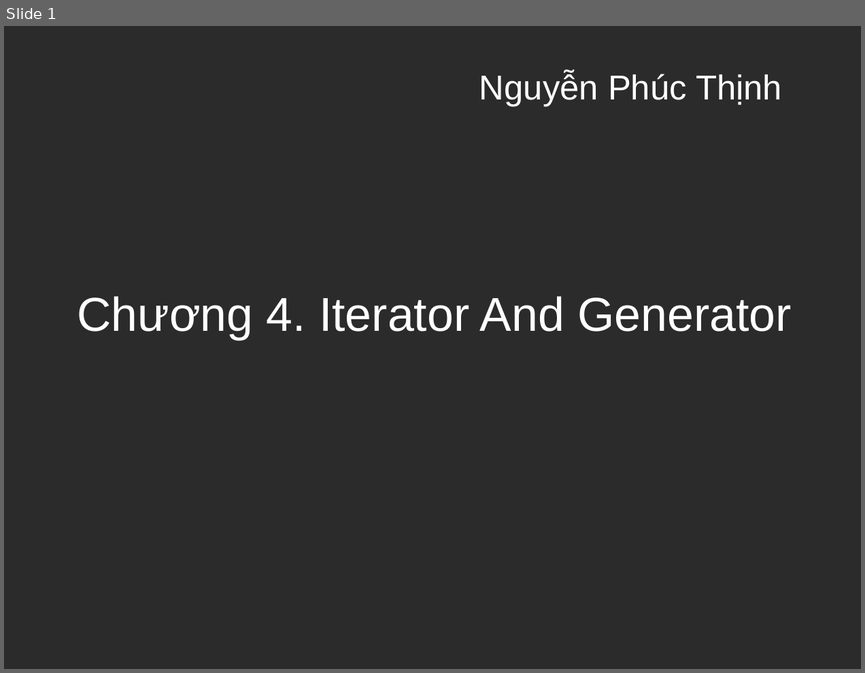
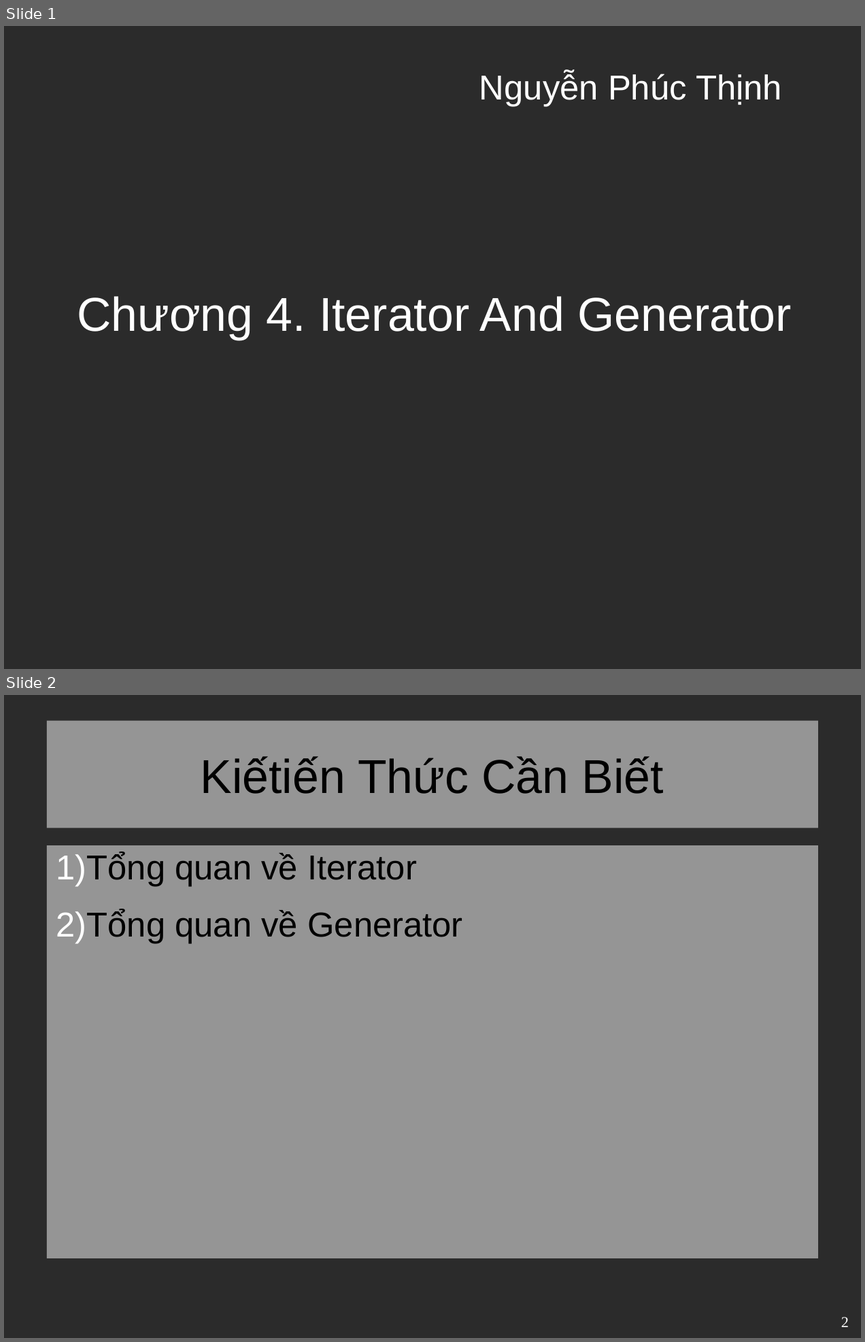
Before and after one commit to VitBomm/presentation, a slide deck: pre.odp. Shown one above the other, each under a label of ours: slide 1 before the commit, slides 1 and 2 after it. The pictures are 865x673 and 865x1342 pixels, drawn with LibreOffice and Linux fonts; fonts in the diff are those of the drawing; background and template pictures are left out; a plain dark background stands for a picture behind light text. Boxes give left, top, right and bottom in pixels: in the first picture for what was removed or moved away, otherwise in the second. Text is boxed around its words. In the diff, an @@ line names an element or a change of style, - is before the commit and + after.

```diff
--- a/pre.odp
+++ b/pre.odp
@@ slide 2 added at <box>4,695,861,1338</box>, background picture (left out) @@
@@ title added at <box>47,721,818,828</box>, fill #FFFFFF at 50% opacity, 44 pt, text #000000 @@
+Kiếtiến Thức Cần Biết
@@ text added at <box>47,845,818,1258</box>, fill #FFFFFF at 50% opacity, 32 pt, text #000000 @@
+1) Tổng quan về Iterator
+2) Tổng quan về Generator
@@ page number added at <box>841,1317,849,1327</box>, 14 pt, text #FFFFFF @@
+2
```
Also in this commit, not shown: 2 slides changed, 14 other slides added, 2 slides removed, 1 other file.
